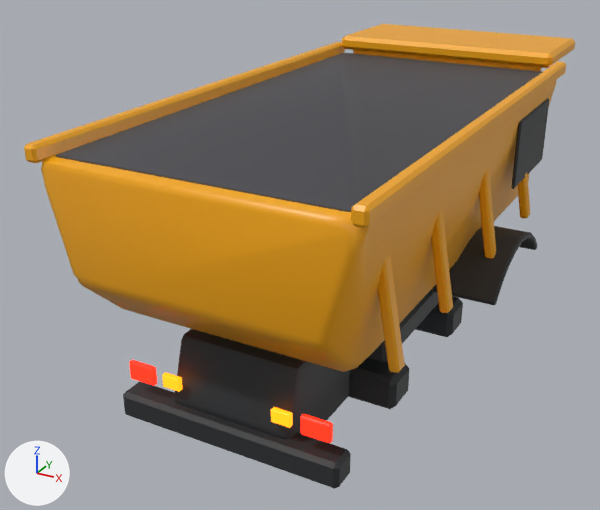
One commit to the glTF model assets/models/hauler/rear.glb: the scene before it, then after it.
Rendered twice from a camera (50 mm lens) standing at (3.73, -10.98, 5.64) and looking at (-0.57, -3.16, 1.73). Arrows for +X, +Y and +Z are at lower left; the lights stay in place. The older version comes first. Vertices at exactly the same position are counted once.

The first picture shows 'HaulerRear'.
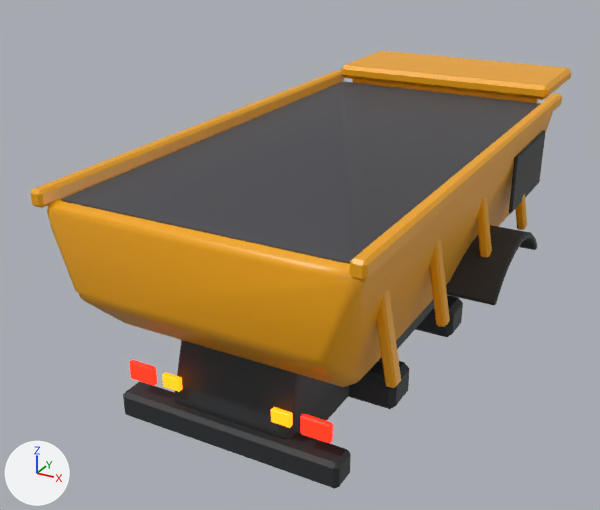
Edits to the scene script, one JSON object a line:
```json
{"block": "me_haulerrear", "where": "# used by ob_haulerrear; location = (0.0, 0.0, 0.0)"}
{"op": "remove", "block": "me_haulerrear", "code": "me_haulerrear.from_pydata(...)  # 1032 vertices, 1944 faces; spans x -1.79..1.79, y -6.15..1.0, z 0.79..3.79"}
{"op": "add", "block": "me_haulerrear", "code": "me_haulerrear.from_pydata(...)  # 1032 vertices, 1944 faces; spans x -1.79..1.79, y -6.15..1.0, z 0.79..3.39"}
{"block": "me_haulerrear", "change": "me_haulerrear part 1: the loose piece of 24 vertices spanning x -1.6..-1.46, y -6.15..-0.2, z 3.52..3.68 is moved by (0.0, 0.0, -0.4)"}
{"block": "me_haulerrear", "change": "me_haulerrear part 2: the loose piece of 24 vertices spanning x 1.46..1.6, y -6.15..-0.2, z 3.52..3.68 is moved by (0.0, 0.0, -0.4)"}
{"block": "me_haulerrear", "change": "me_haulerrear part 3: the loose piece of 24 vertices spanning x 1.27..1.63, y -1.47..-1.33, z 2.01..3.44 is scaled about its middle by (0.838, 1, 0.824), then moved by (0.0, 0.0, -0.27)"}
{"block": "me_haulerrear", "change": "me_haulerrear part 4: the loose piece of 24 vertices spanning x 1.27..1.63, y -2.87..-2.73, z 2.01..3.44 is scaled about its middle by (0.838, 1, 0.824), then moved by (0.0, 0.0, -0.27)"}
{"block": "me_haulerrear", "change": "me_haulerrear part 5: the loose piece of 24 vertices spanning x 1.27..1.63, y -4.27..-4.13, z 2.01..3.44 is scaled about its middle by (0.838, 1, 0.824), then moved by (0.0, 0.0, -0.27)"}
{"block": "me_haulerrear", "change": "me_haulerrear part 6: the loose piece of 24 vertices spanning x 1.27..1.63, y -5.47..-5.33, z 2.01..3.44 is scaled about its middle by (0.838, 1, 0.824), then moved by (0.0, 0.0, -0.27)"}
{"block": "me_haulerrear", "change": "me_haulerrear part 7: the loose piece of 24 vertices spanning x -1.45..1.45, y -0.4..1.0, z 3.61..3.79 is moved by (0.0, 0.0, -0.4)"}
{"block": "me_haulerrear", "change": "me_haulerrear part 8: the loose piece of 24 vertices spanning x -1.3..1.3, y -0.32..-0.17, z 2.0..3.65 is scaled about its middle by (1, 1, 0.844), then moved by (0.0, 0.0, -0.28)"}
{"block": "me_haulerrear", "change": "me_haulerrear part 9: 218 of 1032 vertices moved; they spanned x -1.54..1.54, y -6.1..-0.25, z 1.9..3.57 and now span x -1.53..1.53, y -6.1..-0.25, z 1.75..3.17; mean shift (0.0, 0.0, -0.27); largest move (1.51, -1.88, 3.3) -> (1.51, -0.62, 2.2)"}
{"block": "me_haulerrear", "change": "other edits to the shape of me_haulerrear do not show in these pictures"}
```

Where the change shows, as pixel boxes (x1, y1, x2, y2) in the pictures (600 x 510 px; the box of a moved part takes in the faces that stretch with it):
```json
{"object": "HaulerRear", "change": "reshaped", "before": [24, 24, 575, 489], "after": [30, 51, 571, 489]}
{"part": 1, "of": "me_haulerrear", "change": "moved or reshaped", "before": [24, 42, 345, 163], "after": [30, 70, 344, 208]}
{"part": 2, "of": "me_haulerrear", "change": "moved or reshaped", "before": [351, 61, 566, 228], "after": [349, 93, 562, 281]}
{"part": 3, "of": "me_haulerrear", "change": "moved or reshaped", "before": [518, 173, 530, 218], "after": [515, 194, 527, 230]}
{"part": 4, "of": "me_haulerrear", "change": "moved or reshaped", "before": [479, 167, 496, 259], "after": [477, 194, 492, 258]}
{"part": 5, "of": "me_haulerrear", "change": "moved or reshaped", "before": [431, 208, 453, 313], "after": [430, 239, 450, 327]}
{"part": 6, "of": "me_haulerrear", "change": "moved or reshaped", "before": [378, 255, 405, 373], "after": [377, 289, 401, 388]}
{"part": 7, "of": "me_haulerrear", "change": "moved or reshaped", "before": [342, 24, 575, 68], "after": [341, 51, 571, 100]}
{"part": 8, "of": "me_haulerrear", "change": "moved or reshaped", "before": [353, 50, 542, 181], "after": [352, 79, 538, 103]}
{"part": 9, "of": "me_haulerrear", "change": "moved or reshaped", "before": [41, 53, 557, 372], "after": [47, 81, 553, 387]}
```
